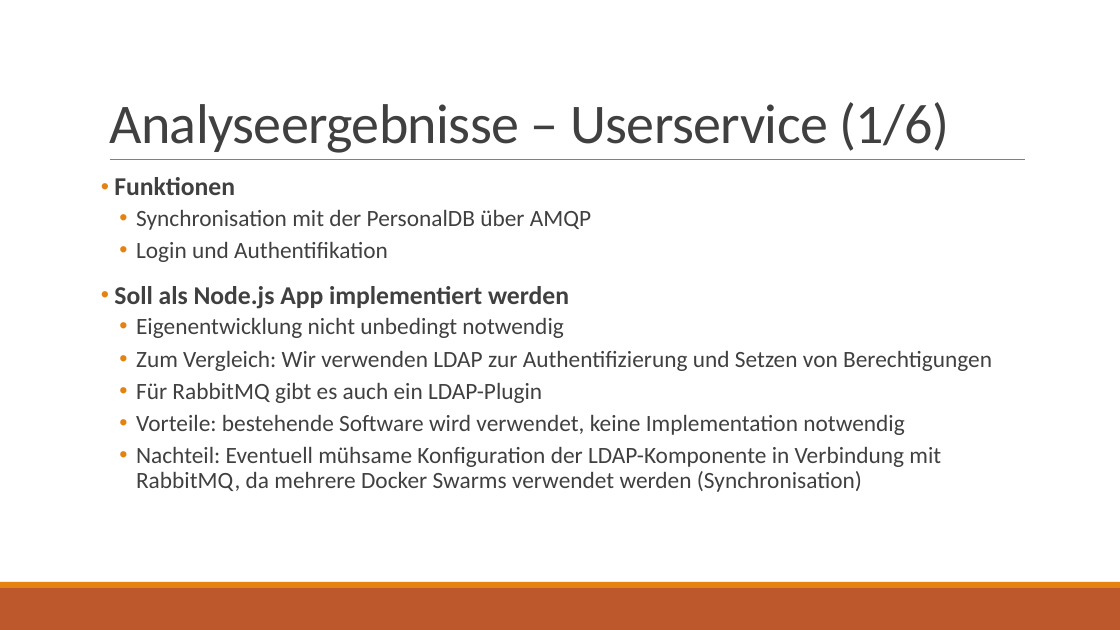
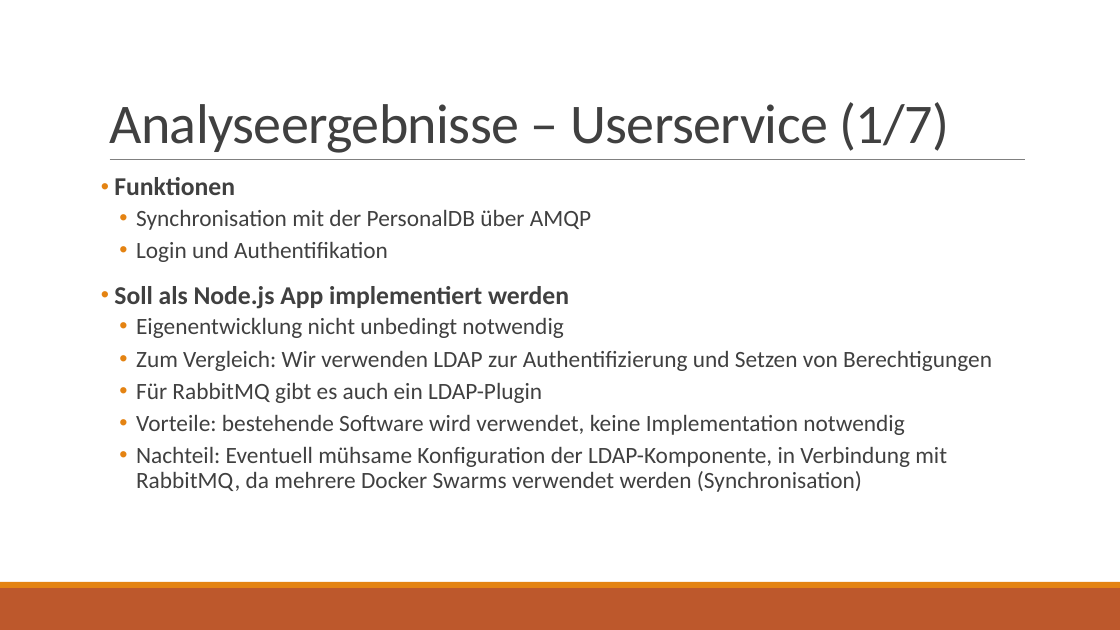
Before and after one commit to jnk111/AI_Praktikum, a slide deck: slide 2 of Aufgaben/P4/Loesung/Wochenplansoftware - Architekturbewertung.pptx. Drawn at 1120x630 pixels with LibreOffice and Linux fonts; fonts in the diff are those of the drawing. Boxes give left, top, right and bottom in pixels: in the first picture for what was removed or moved away, otherwise in the second. Text is boxed around its words. In the diff, an @@ line names an element or a change of style, - is before the commit and + after.

```diff
--- a/Aufgaben/P4/Loesung/Wochenplansoftware - Architekturbewertung.pptx
+++ b/Aufgaben/P4/Loesung/Wochenplansoftware - Architekturbewertung.pptx
@@ title at [109,102,949,153]: text changed @@
-Analyseergebnisse – Userservice (1/6)
+Analyseergebnisse – Userservice (1/7)
@@ text at [136,447,947,492]: text changed @@
-  • Nachteil: Eventuell mühsame Konfiguration der LDAP-Komponente in Verbindung mit RabbitMQ, da mehrere Docker Swarms verwendet werden (Synchronisation)
+  • Nachteil: Eventuell mühsame Konfiguration der LDAP-Komponente, in Verbindung mit RabbitMQ, da mehrere Docker Swarms verwendet werden (Synchronisation)
```
Also in this commit, not shown: 11 other slides changed, 2 slides added, 1 other file.
